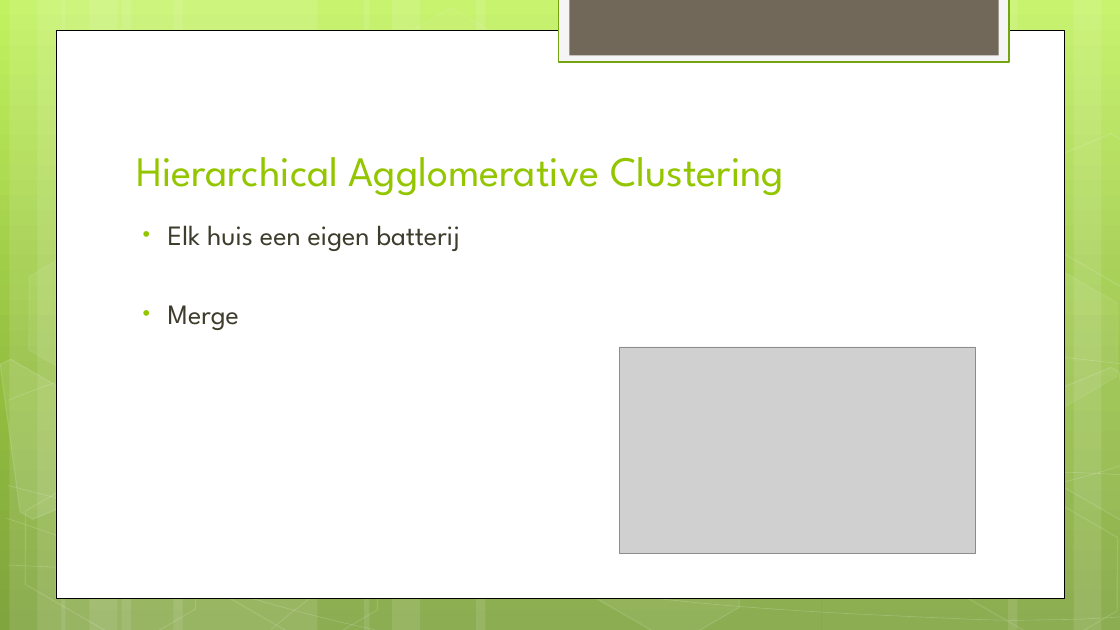
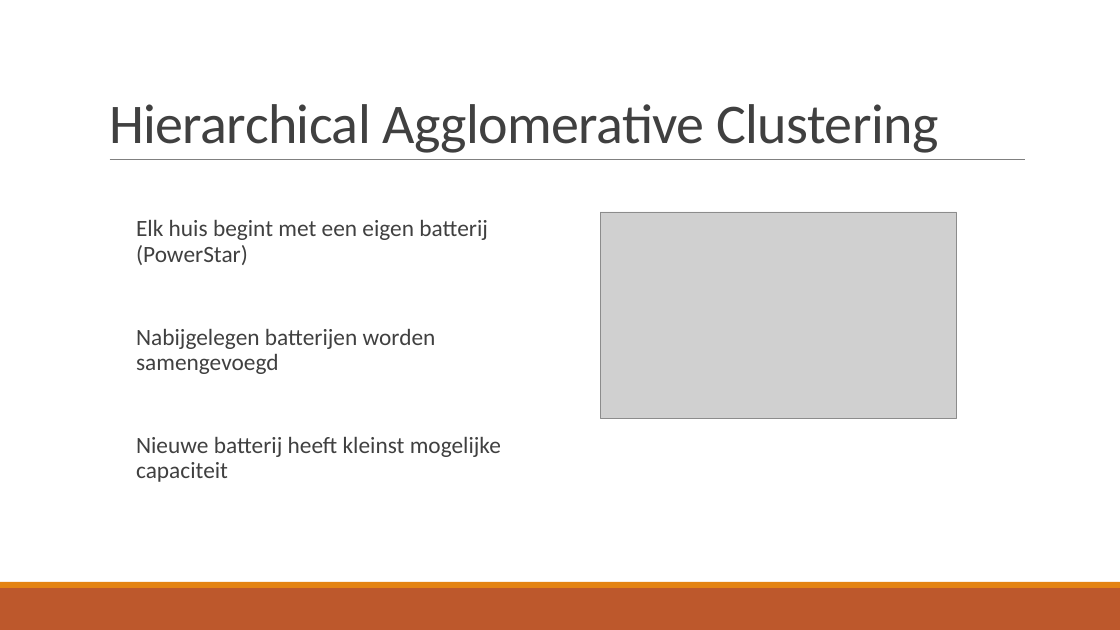
Before and after one commit to broekm006/SmartGrid, a slide deck: slide 10 of Final_V2.pptx. Drawn at 1120x630 pixels with LibreOffice and Linux fonts; fonts in the diff are those of the drawing; grey boxes stand for pictures. Boxes give left, top, right and bottom in pixels: in the first picture for what was removed or moved away, otherwise in the second. Text is boxed around its words. In the diff, an @@ line names an element or a change of style, - is before the commit and + after.

```diff
--- a/Final_V2.pptx
+++ b/Final_V2.pptx
@@ background gradient #C3F35F to #93BF3F to #81A53E to #FFFFFF @@
@@ title "Hierarchical Agglomerative Clustering": place and size @@
-title "Hierarchical Agglomerative Clustering" at (136,157,784,196)
+title "Hierarchical Agglomerative Clustering" at (109,104,938,153)
@@ title "Hierarchical Agglomerative Clustering" at (109,104,938,153): size 36 to 48 pt, font League Spartan to Calibri, text colour #94C600 to #404040, letter spacing 0 to -0.5 pt; line spacing 1 to 0.85 @@
@@ rectangle removed at (559,0,1009,62) @@
@@ rectangle removed at (570,0,999,55) @@
@@ rectangle removed at (56,30,1065,598) @@
@@ group removed at (0,0,1120,630): 12 rectangles, 8 freeform shapes, 7 hexagons @@
@@ line added from (110, 160) to (1026, 160), #808080 0.5 pt @@
@@ text at (136,220,501,482): text changed; size 24 to 20 pt; font League Spartan to Calibri; text colour #3E3D2D to #404040 @@
-• Elk huis een eigen batterij
-• Merge
+  Elk huis begint met een eigen batterij (PowerStar)
+  Nabijgelegen batterijen worden samengevoegd
+  Nieuwe batterij heeft kleinst mogelijke capaciteit
@@ picture: place and size @@
-picture at (619,347,975,553)
+picture at (601,212,957,418)
@@ rectangle added at (0,588,1120,630), fill #BD582C @@
@@ rectangle added at (0,582,1120,588), fill #E48312 @@
```
Also in this commit, not shown: 18 other slides changed, 4 slides added, 1 slide removed, 11 other files.
